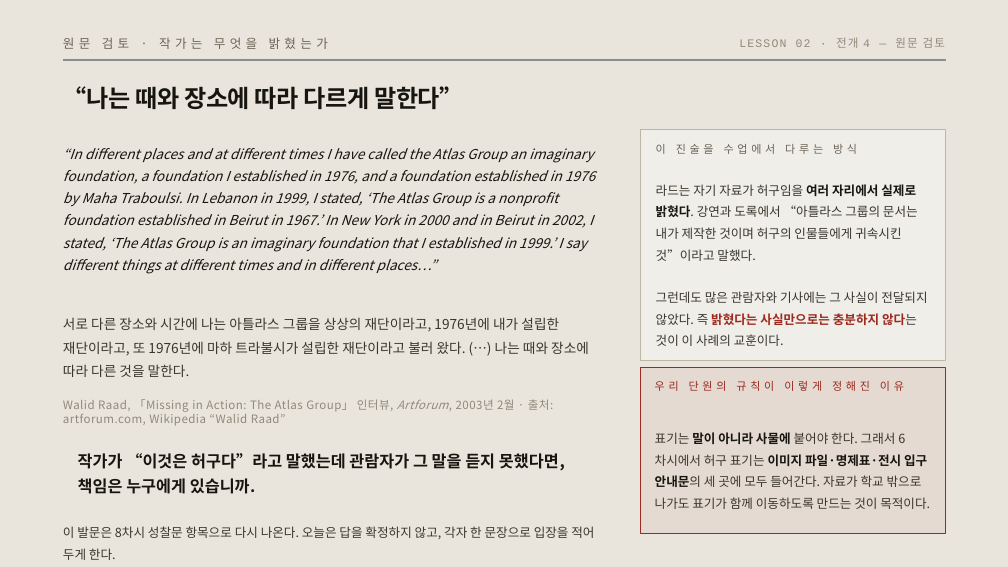
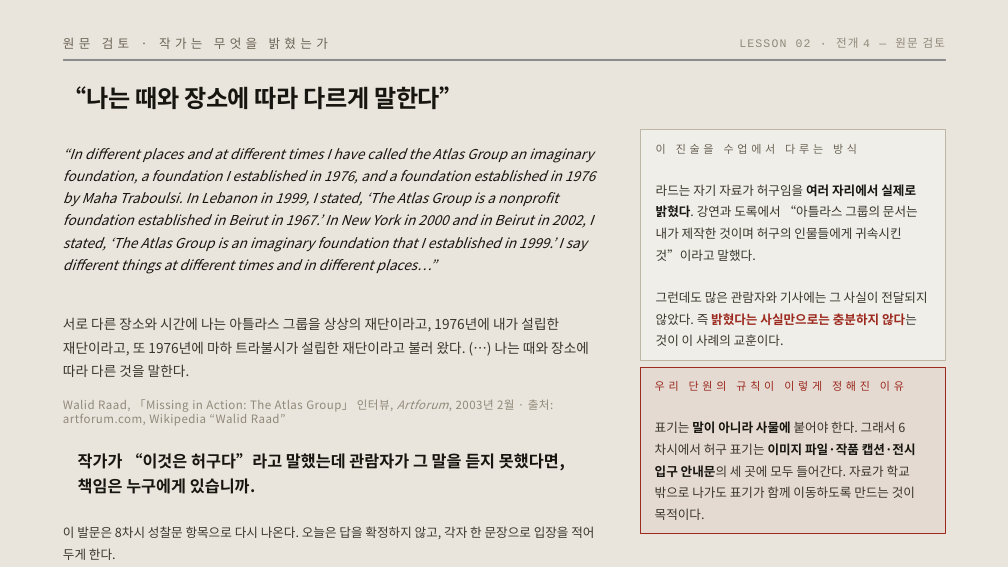
Before and after one commit to miran-artcode/museum, a slide deck: slide 36 of ppt/2차시_학생용_무엇이_미술이_되는가.pptx. Drawn at 1008x567 pixels with LibreOffice and Linux fonts; fonts in the diff are those of the drawing; grey boxes stand for pictures; background and template pictures are left out. Boxes give left, top, right and bottom in pixels: in the first picture for what was removed or moved away, otherwise in the second. Text is boxed around its words. In the diff, an @@ line names an element or a change of style, - is before the commit and + after.

Commit message:
체크포인트 — 캡션 두 장 비교 자료 작업 전 저장

```diff
--- a/ppt/2차시_학생용_무엇이_미술이_되는가.pptx
+++ b/ppt/2차시_학생용_무엇이_미술이_되는가.pptx
@@ text at [655, 421, 916, 520]: text changed @@
-표기는 말이 아니라 사물에 붙어야 한다. 그래서 6차시에서 허구 표기는 이미지 파일·명제표·전시 입구 안내문의 세 곳에 모두 들어간다. 자료가 학교 밖으로 나가도 표기가 함께 이동하도록 만드는 것이 목적이다.
+표기는 말이 아니라 사물에 붙어야 한다. 그래서 6차시에서 허구 표기는 이미지 파일·작품 캡션·전시 입구 안내문의 세 곳에 모두 들어간다. 자료가 학교 밖으로 나가도 표기가 함께 이동하도록 만드는 것이 목적이다.
```
Also in this commit, not shown: 11 other slides changed, 40 other files.
